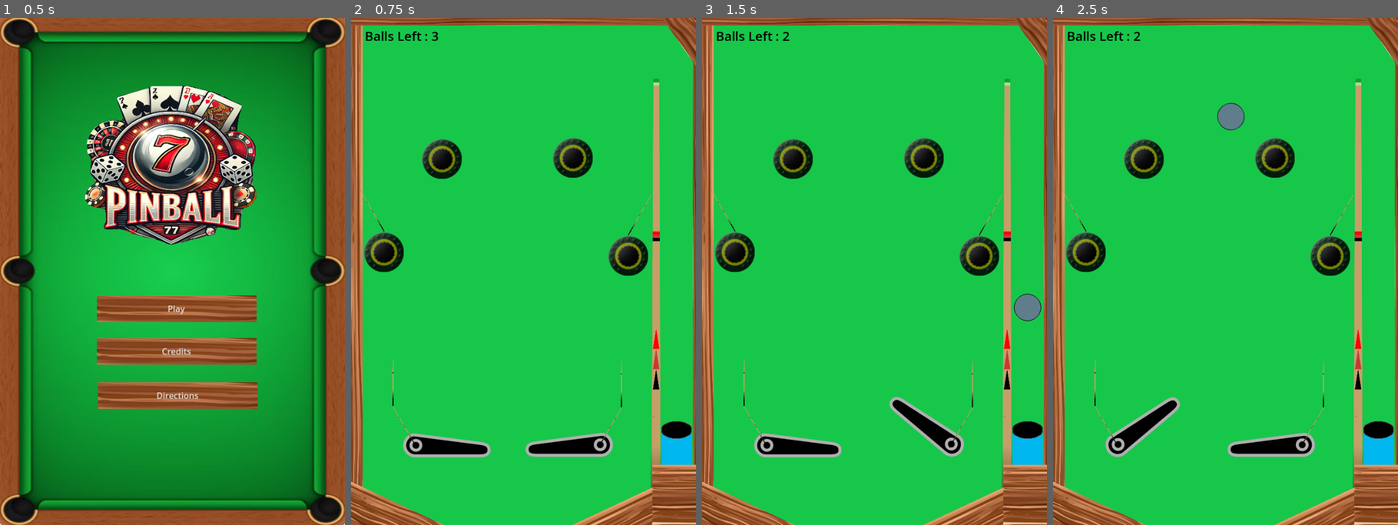
Above: before the commit, frames 1-4 (left to right).
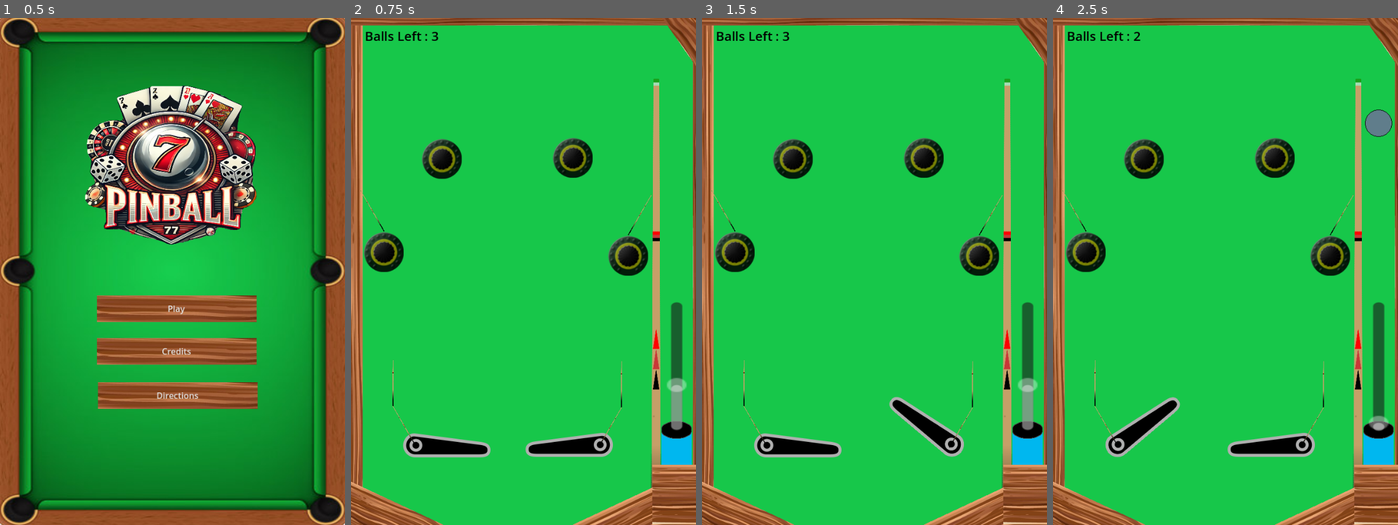
Above: after the commit, the same moments.

Repository: bsu-cs315/fp-team1-pinball
Game: Godot game, scene res://Title screen/title_screen.tscn
Two runs of this game, one before a commit and one after it. Both use one fixed random seed, a clock stepped at 60 frames per second and the inputs below. Sound files missing from this copy of the repository are replaced by a short silence.
Inputs:
- Up to frame 1 (0.5 s): no input
- Up to frame 2 (0.75 s): click "Play" at 0.5 s
- Up to frame 3 (1.5 s): tap Enter at 1.25 s; hold E (right_flipper) from 1.28 s (still down); hold Space (launch) from 1.28 s (still down)
- Up to frame 4 (2.5 s): release E (right_flipper) at 2.03 s; release Space (launch) at 2.03 s; hold Q (left_flipper) from 2.03 s (still down); tap Space (launch) at 2.1 s

Frame 1 is identical in both runs. In frame 2, 0.9% of the frame differs, in the area x 91-98%, y 56-82%; in frame 3, 1.1%; in frame 4, 1.6%, in the area x 47-99%, y 16-82%.

Commit message:
Add power bar to launcher

Diff:
--- a/project/flippers/flippers.tscn
+++ b/project/flippers/flippers.tscn
@@ -9,7 +9,7 @@
 script = ExtResource("1_duoia")
 left_flipper_node = NodePath("flipper_left")
 right_flipper_node = NodePath("flipper_right")
-flipper_speed = 0.7
+flipper_speed = 0.4
 
 [node name="flipper_left" parent="." instance=ExtResource("1_mbad3")]
 position = Vector2(-175, 0)
--- a/project/launcher/launcher.gd
+++ b/project/launcher/launcher.gd
@@ -3,21 +3,51 @@
 @export var ball_in_play := false
 @export var balls_left := 3
 
-var power := 1500.
-var _current_ball : RigidBody2D = null
+var power := 1500.0
+@export var min_power := 1400.0
+@export var max_power := 1700.0
+var power_charge_rate := 500.0
+var _current_ball: RigidBody2D = null
 var rng = RandomNumberGenerator.new()
 
+var charging_power := false
+var current_charge_time := 0.0
+
+var vslider: VSlider
+
+func _ready() -> void:
+	set_process(true)
+	set_process_internal(true)
+	vslider = $VSlider
+	vslider.min_value = min_power
+	vslider.max_value = max_power
+	vslider.value = power
+
 func _process(_delta: float) -> void:
-	if Input.is_action_just_pressed("launch") and balls_left > 0:
-		if _current_ball == null:
-			power = rng.randf_range(1400,1700)
-			var impulse := Vector2(0,-1) * power
-			_current_ball = preload("res://ball/ball.tscn").instantiate() as RigidBody2D
-			get_parent().add_child(_current_ball)
-			ball_in_play = true
-			balls_left -= 1
-			_current_ball.global_position = global_position
-			_current_ball.apply_impulse(impulse)
+	if Input.is_action_pressed("launch") and balls_left > 0:
+		charging_power = true
+		current_charge_time += _delta
+		power = lerp(
+			min_power,
+			max_power,
+			min(current_charge_time * power_charge_rate / (max_power - min_power), 1.0)
+		)
+		vslider.value = power
+	elif Input.is_action_just_released("launch") and charging_power:
+		charging_power = false
+		launch_ball()
+		current_charge_time = 0.0
+		vslider.value = min_power
 
 	if _current_ball == null:
 		ball_in_play = false
+
+func launch_ball() -> void:
+	if _current_ball == null:
+		var impulse := Vector2(0, -1) * power
+		_current_ball = preload("res://ball/ball.tscn").instantiate() as RigidBody2D
+		get_parent().add_child(_current_ball)
+		ball_in_play = true
+		balls_left -= 1
+		_current_ball.global_position = global_position
+		_current_ball.apply_impulse(impulse)
--- a/project/launcher/launcher.tscn
+++ b/project/launcher/launcher.tscn
@@ -1,10 +1,19 @@
-[gd_scene load_steps=3 format=3 uid="uid://bh7hvwo0kc42s"]
+[gd_scene load_steps=4 format=3 uid="uid://bh7hvwo0kc42s"]
 
 [ext_resource type="Texture2D" uid="uid://wqjmo2nranp0" path="res://launcher/launcher.png" id="1_sjm0u"]
 [ext_resource type="Script" path="res://launcher/launcher.gd" id="1_ymbva"]
+[ext_resource type="PackedScene" uid="uid://d30w4xvw1pirk" path="res://launcher/power_bar.tscn" id="3_xb7mh"]
 
 [node name="Launcher" type="Node2D"]
 script = ExtResource("1_ymbva")
 
 [node name="Sprite2D" type="Sprite2D" parent="."]
 texture = ExtResource("1_sjm0u")
+
+[node name="VSlider" parent="." instance=ExtResource("3_xb7mh")]
+offset_left = -155.0
+offset_top = -270.0
+offset_right = -37.0
+offset_bottom = -141.0
+scale = Vector2(2.62379, 1.86899)
+script = null
--- /dev/null
+++ b/project/launcher/power_bar.tscn
@@ -0,0 +1,19 @@
+[gd_scene load_steps=2 format=3 uid="uid://d30w4xvw1pirk"]
+
+[sub_resource type="GDScript" id="GDScript_oo0fd"]
+script/source = "extends VSlider
+
+
+func update_power(new_power: float) -> void:
+	value = new_power
+"
+
+[node name="VSlider" type="VSlider"]
+offset_right = 118.0
+offset_bottom = 129.0
+min_value = 1300.0
+max_value = 1700.0
+value = 1300.0
+editable = false
+scrollable = false
+script = SubResource("GDScript_oo0fd")
